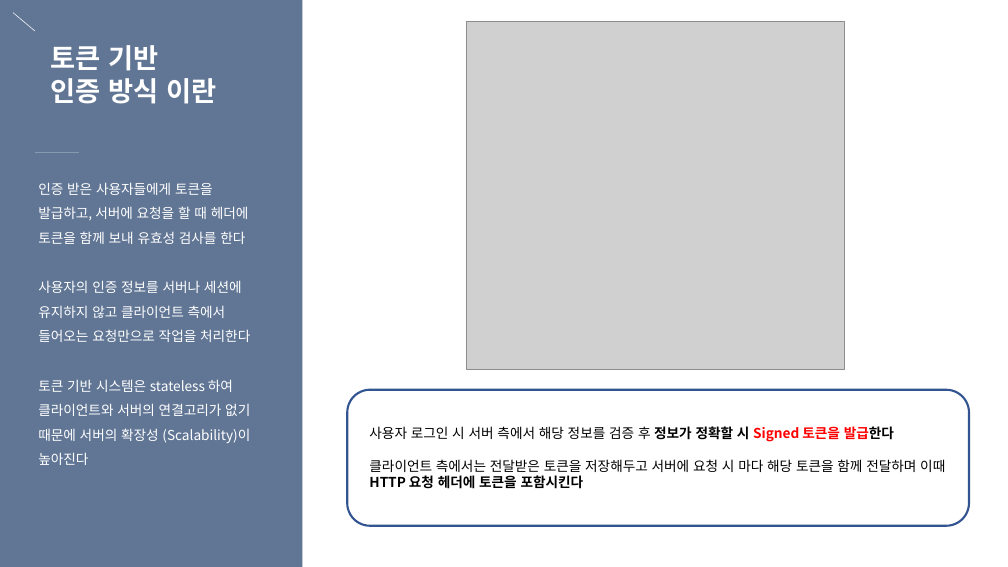
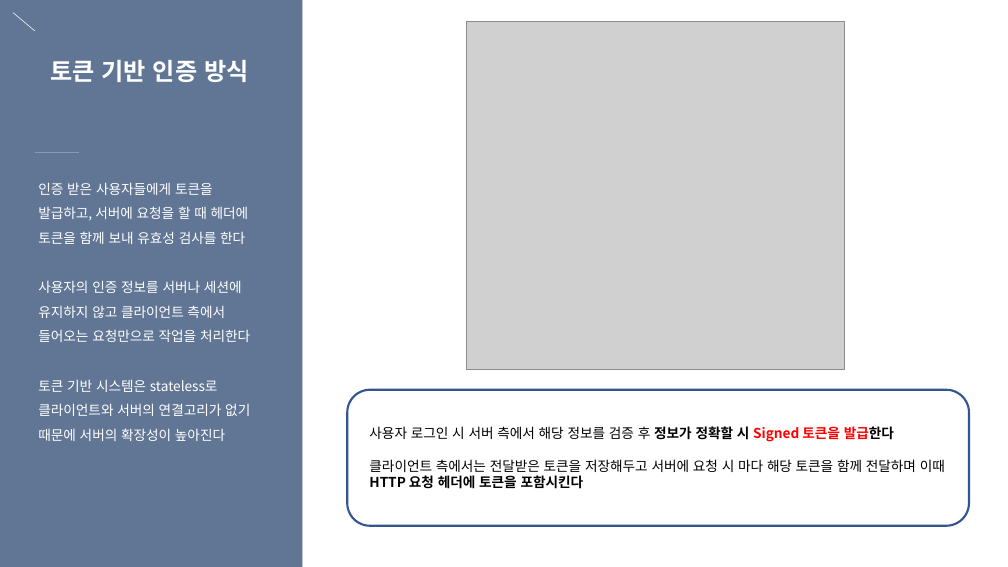
Before and after one commit to eunbee-kim/dmsql1471, a slide deck: slide 13 of 교육/5주차_DB정규화_반정규화_서버인증_세션과쿠키.pptx (slide 12 before the commit). Drawn at 1008x567 pixels with LibreOffice and Linux fonts; fonts in the diff are those of the drawing; grey boxes stand for pictures. Boxes give left, top, right and bottom in pixels: in the first picture for what was removed or moved away, otherwise in the second. Text is boxed around its words. In the diff, an @@ line names an element or a change of style, - is before the commit and + after.

```diff
--- a/교육/5주차_DB정규화_반정규화_서버인증_세션과쿠키.pptx
+++ b/교육/5주차_DB정규화_반정규화_서버인증_세션과쿠키.pptx
@@ text at bbox=[51, 60, 248, 82]: text changed; size 26 to 23 pt @@
-토큰 기반
-인증 방식 이란
+토큰 기반 인증 방식
@@ text at bbox=[38, 379, 250, 441]: text changed @@
-토큰 기반 시스템은 stateless 하여 클라이언트와 서버의 연결고리가 없기 때문에 서버의 확장성 (Scalability)이 높아진다
+토큰 기반 시스템은 stateless로 클라이언트와 서버의 연결고리가 없기 때문에 서버의 확장성이 높아진다
```
Also in this commit, not shown: 4 other slides changed, 1 slide added.
